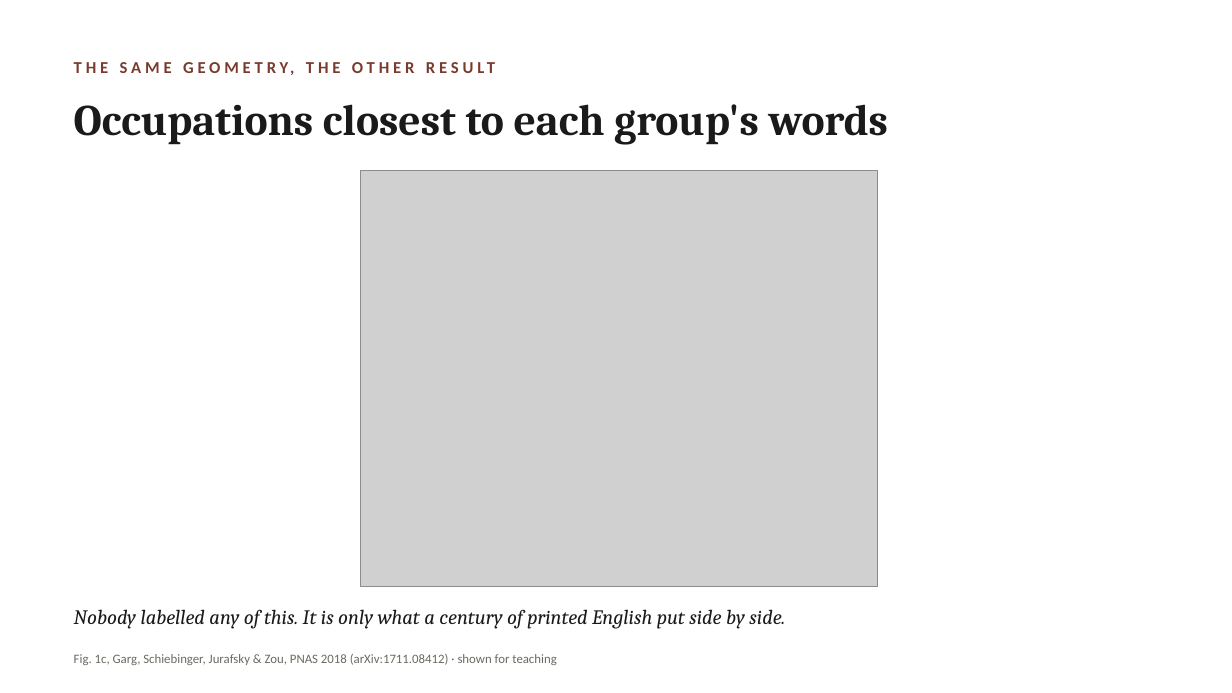
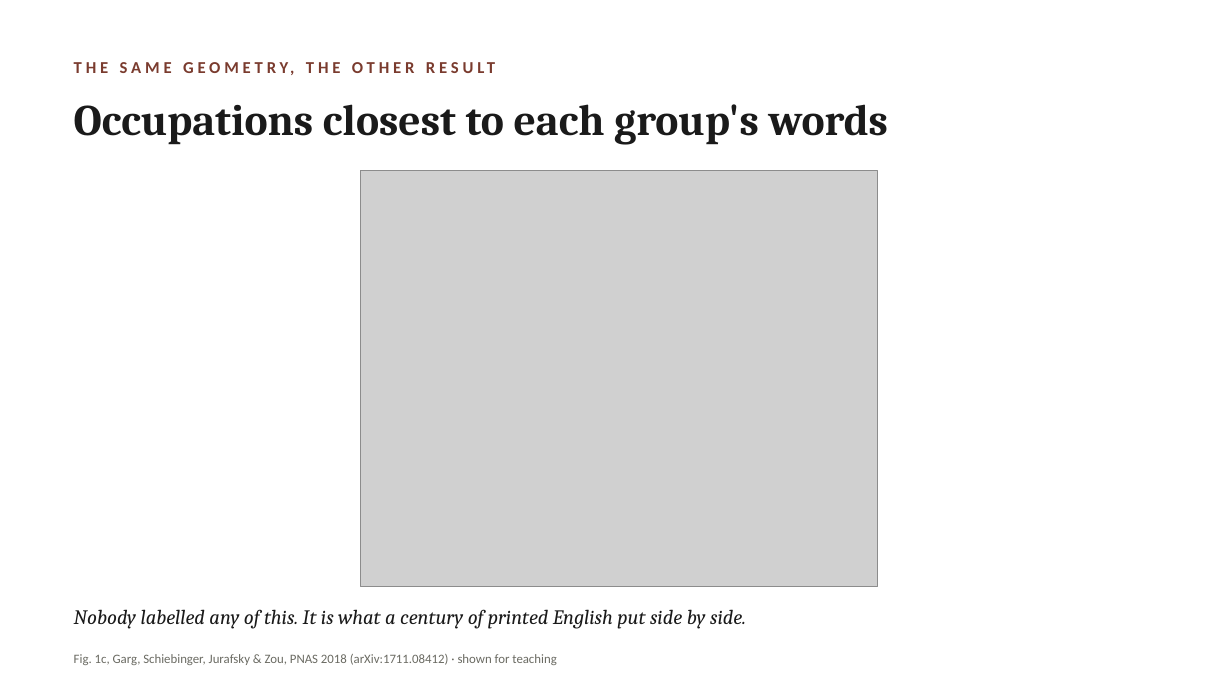
Before and after one commit to lucianli123/culture-as-data-2026, a slide deck: slide 18 of slides/week-04-lecture-draft.pptx. Drawn at 1232x693 pixels with LibreOffice and Linux fonts; fonts in the diff are those of the drawing; grey boxes stand for pictures. Boxes give left, top, right and bottom in pixels: in the first picture for what was removed or moved away, otherwise in the second. Text is boxed around its words. In the diff, an @@ line names an element or a change of style, - is before the commit and + after.

```diff
--- a/slides/week-04-lecture-draft.pptx
+++ b/slides/week-04-lecture-draft.pptx
@@ text at (74, 609, 746, 629): text changed @@
-Nobody labelled any of this. It is only what a century of printed English put side by side.
+Nobody labelled any of this. It is what a century of printed English put side by side.
```
Also in this commit, not shown: 9 other slides changed, 2 other files.
